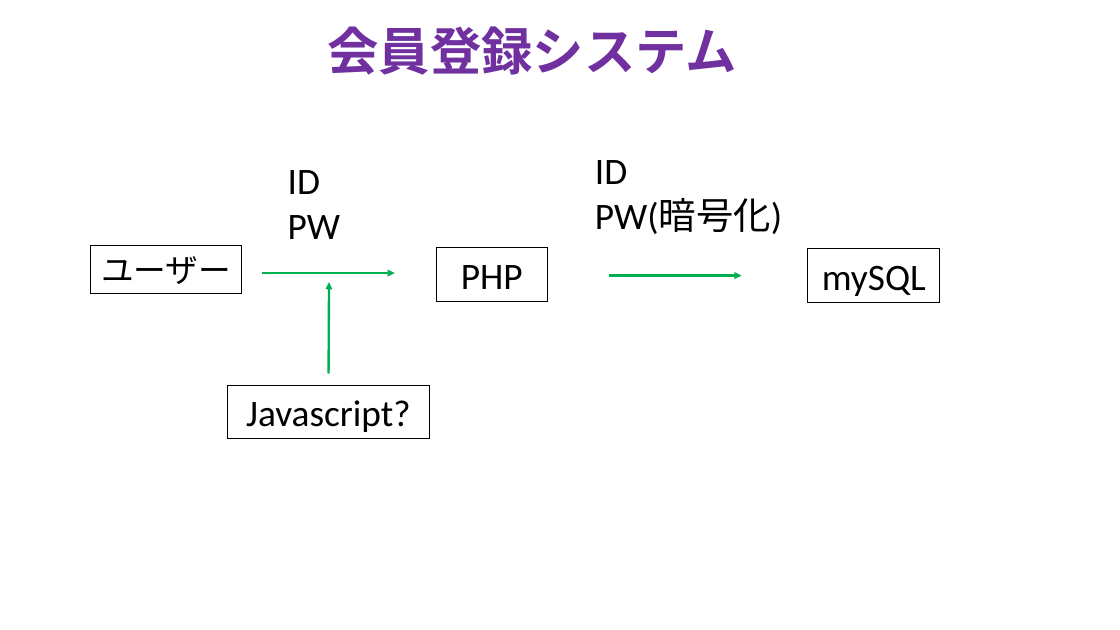
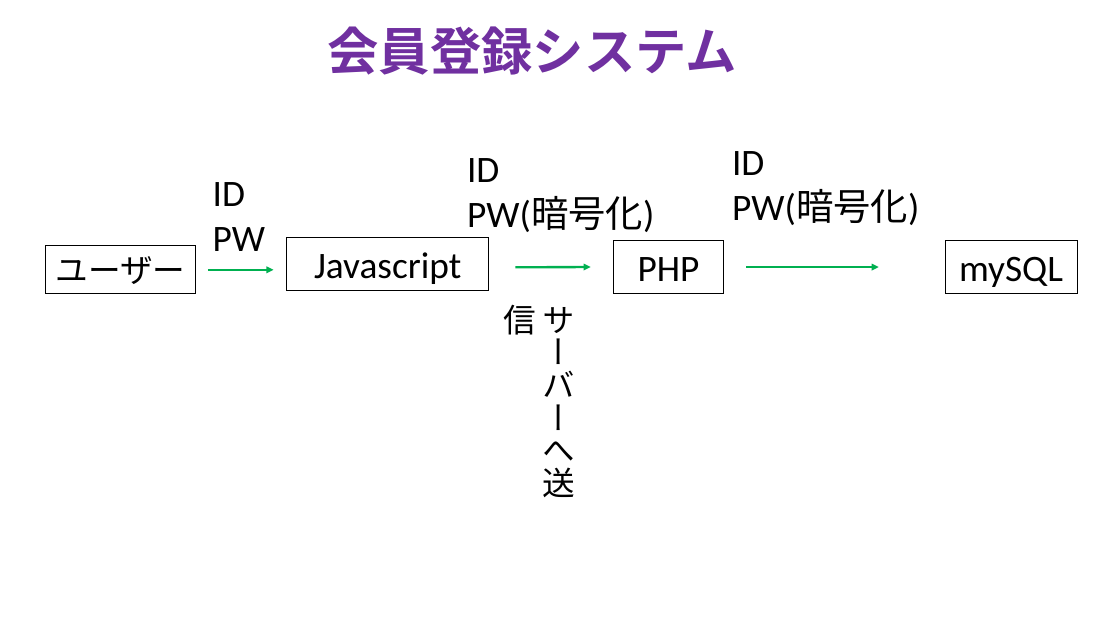
Before and after one commit to TakanoriOnuma/WebApplication, a slide deck: slide 1 of design/Webアプリケーションシステム.pptx. Drawn at 1120x630 pixels with LibreOffice and Linux fonts; fonts in the diff are those of the drawing. Boxes give left, top, right and bottom in pixels: in the first picture for what was removed or moved away, otherwise in the second. Text is boxed around its words. In the diff, an @@ line names an element or a change of style, - is before the commit and + after.

Commit message:
登録、認証システムの更新
PHPから暗号化するのではなく、JavaScriptから暗号化するようにした。
これで傍受されても問題ない。
ただ認証データを傍受されたらマズいような・・・・・。

```diff
--- a/design/Webアプリケーションシステム.pptx
+++ b/design/Webアプリケーションシステム.pptx
@@ text "ID": place and size @@
-text "ID" at [595,160,782,234]
+text "ID" at [732,151,919,225]
@@ text "ID": place and size @@
-text "ID" at [288,170,340,239]
+text "ID" at [213,182,265,251]
@@ text added at [467,158,654,232], 32 pt, text #000000 @@
+ID
+PW(暗号化)
@@ rectangle "Javascript": place and size @@
-rectangle "Javascript" at [228,386,429,439]
+rectangle "Javascript" at [287,237,488,291]
@@ rectangle "ユーザー": place and size @@
-rectangle "ユーザー" at [91,246,241,294]
+rectangle "ユーザー" at [45,246,196,294]
@@ text in rectangle at [314,252,461,284]: text changed @@
-Javascript?
+Javascript
@@ arrow added from (516, 267) to (591, 267), #00B050 2 pt @@
@@ rectangle "PHP": place and size @@
-rectangle "PHP" at [437,248,548,302]
+rectangle "PHP" at [613,240,724,294]
@@ arrow moved from (609, 276) - (742, 276) to (747, 267) - (879, 267) @@
@@ rectangle "mySQL": place and size @@
-rectangle "mySQL" at [808,249,940,302]
+rectangle "mySQL" at [945,240,1077,294]
@@ arrow moved from (262, 273) - (395, 273) to (208, 270) - (274, 270) @@
@@ arrow removed from (329, 374) to (329, 282) @@
@@ text added at [542,307,575,497], 28 pt, text #000000 @@
+サーバーへ送信
```
Also in this commit, not shown: 1 other slide changed.
